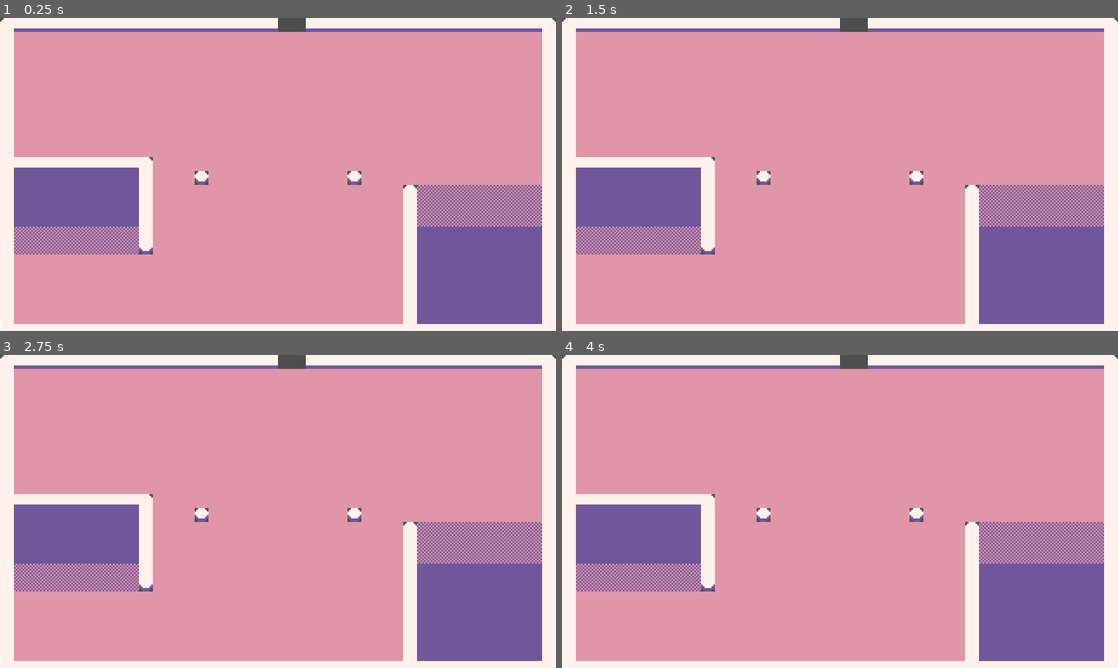
Above: before the commit, frames 1-4 (two rows, left to right).
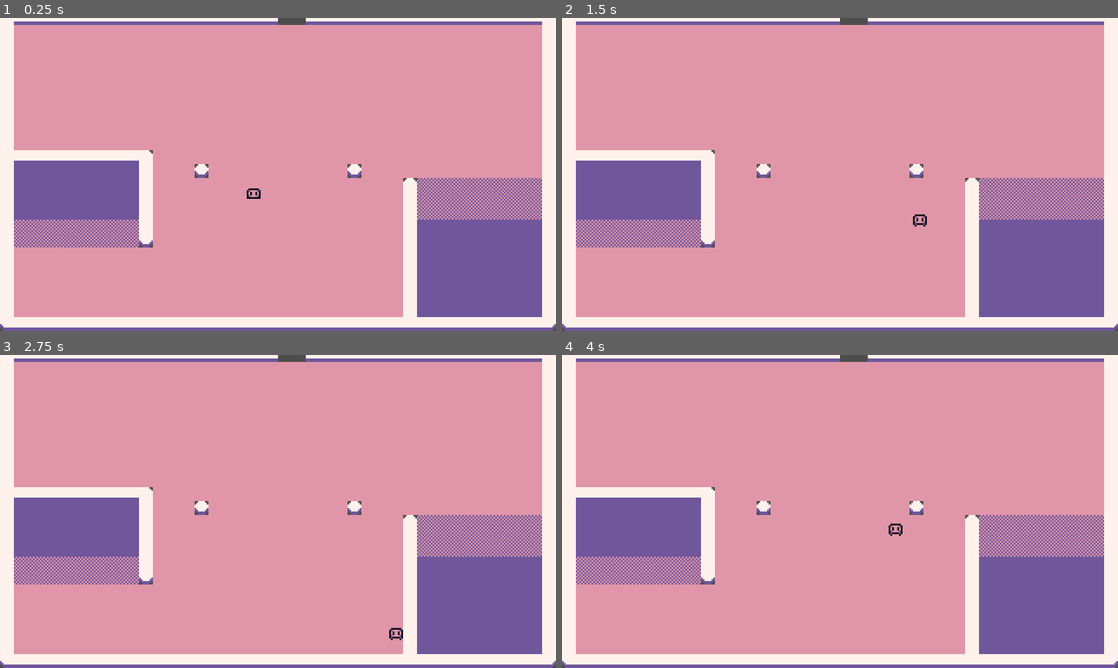
Above: after the commit, the same moments.

Repository: xFerchoVJ/coin-collector-godot
Game: Godot game, scene res://scenes/level.tscn
The game is run twice, just before and just after one commit, with the same random seed, the same clock (stepped at 60 frames per second) and the same inputs. Before the commit the project has no main scene; this scene is started directly in both runs.
Inputs:
- Up to frame 1 (0.25 s): no input
- Up to frame 2 (1.5 s): hold D (move_right) 0.53-1.28 s; hold S (move_down) from 1.28 s (still down)
- Up to frame 3 (2.75 s): release S (move_down) at 2.03 s; hold D (move_right) from 2.03 s (still down)
- Up to frame 4 (4 s): tap Enter at 2.75 s; release D (move_right) at 2.78 s; hold W (move_up) 2.78-3.53 s; hold A (move_left) from 3.53 s (still down)

The runs differ from the first frame. In frame 1, 9.2% of the frame differs, in the area x 0-100%, y 0-100%; in frame 2, 9.3%; in frame 3, 9.3%; in frame 4, 9.3%.

Commit message:
T08: Level scene with player and Camera2D
Co-Authored-By: Claude Sonnet 5.5 <noreply@anthropic.com>

Diff:
--- a/project.godot
+++ b/project.godot
@@ -11,6 +11,7 @@
 [application]
 
 config/name="coin-collector"
+run/main_scene="uid://cmikbmtwpwuxt"
 config/features=PackedStringArray("4.7", "GL Compatibility")
 config/icon="res://icon.svg"
 
--- a/scenes/level.tscn
+++ b/scenes/level.tscn
@@ -1,6 +1,7 @@
 [gd_scene format=4 uid="uid://cmikbmtwpwuxt"]
 
 [ext_resource type="Texture2D" uid="uid://n0w818w6u6km" path="res://Assets/Terrain Sheet.png" id="1_2q6dc"]
+[ext_resource type="PackedScene" uid="uid://dnptro3ll5y3o" path="res://scenes/player.tscn" id="2_w7c3h"]
 
 [sub_resource type="TileSetAtlasSource" id="TileSetAtlasSource_w7c3h"]
 texture = ExtResource("1_2q6dc")
@@ -59,3 +60,6 @@
 [node name="Map" type="TileMapLayer" parent="." unique_id=1336683997]
 tile_map_data = PackedByteArray("AAAAAAEAAAAAAAEAAAAAAAIAAAAAAAEAAAAAAAMAAAAAAAEAAAAAAAQAAAAAAAEAAAAAAAUAAAAAAAEAAAAAAA …(14608 unchanged characters)…
 tile_set = SubResource("TileSet_u0ya7")
+
+[node name="Player" parent="." unique_id=367730820 instance=ExtResource("2_w7c3h")]
+position = Vector2(146, 104)
--- a/scenes/player.tscn
+++ b/scenes/player.tscn
@@ -86,4 +86,10 @@
 
 [node name="AnimatedSprite2D" type="AnimatedSprite2D" parent="." unique_id=755917169]
 sprite_frames = SubResource("SpriteFrames_u0ya7")
-animation = &"walk"
+animation = &"idle"
+
+[node name="Camera2D" type="Camera2D" parent="." unique_id=561456440]
+limit_left = 0
+limit_top = 0
+limit_right = 320
+limit_bottom = 184
Not shown, changed: docs/LEARNING_PROGRESS.md
